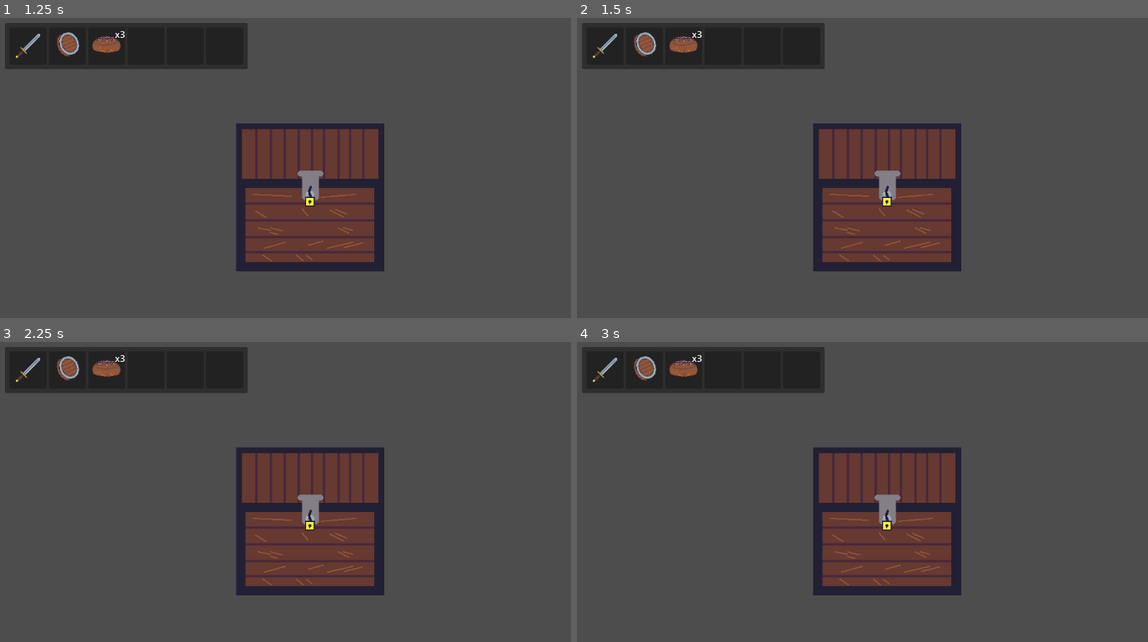
Above: before the commit, frames 1-4 (two rows, left to right).
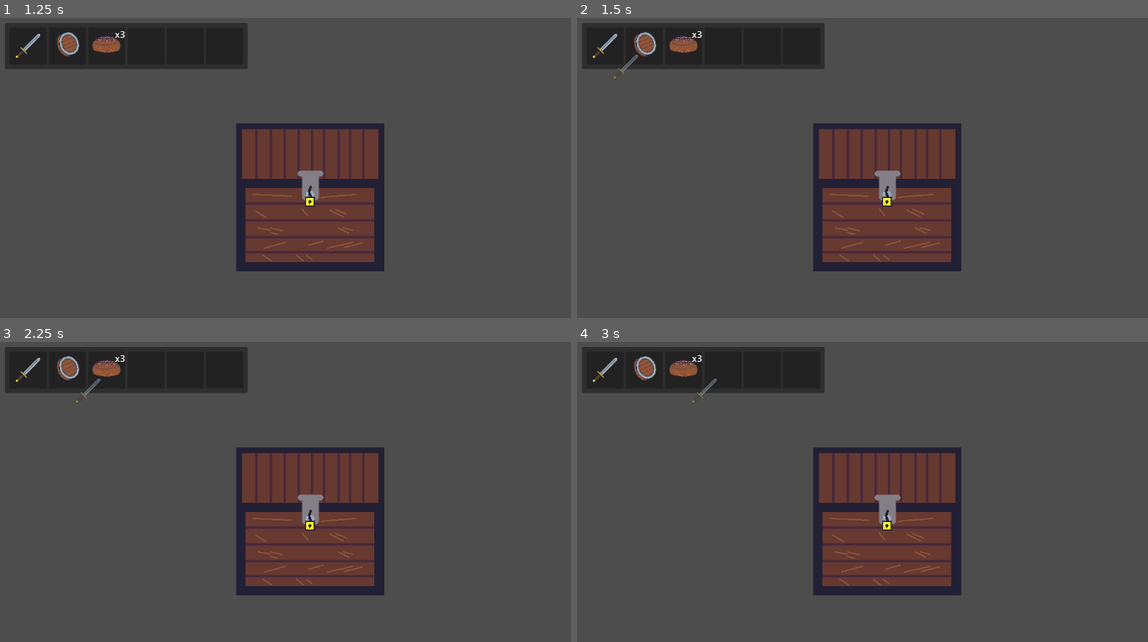
Above: after the commit, the same moments.

Repository: QGeeDev/CraftVentory2D
Game: Godot game, scene res://examples/ExampleScene.tscn
Two runs of this game, one before a commit and one after it. Both use one fixed random seed, a clock stepped at 60 frames per second and the inputs below.
Inputs (mouse positions are in pixels of both pictures, inside the frame that each line leads up to):
- Up to frame 1 (1.25 s): tap Enter at 0.5 s; move the mouse to (308, 198) at 0.52 s; click (308, 198) at 0.67 s
- Up to frame 2 (1.5 s): tap Space at 1.25 s; move the mouse to (605, 45) at 1.27 s; click (605, 45) at 1.42 s
- Up to frame 3 (2.25 s): tap Enter at 2 s; move the mouse to (68, 369) at 2.02 s; click (68, 369) at 2.17 s
- Up to frame 4 (3 s): tap Space at 2.75 s; move the mouse to (685, 369) at 2.77 s; click (685, 369) at 2.92 s

Frame 1 is identical in both runs. In frame 2, less than 0.1% of the frame differs, in the area x 6-11%, y 12-21%; in frame 3, less than 0.1%, in the area x 13-18%, y 12-21%; in frame 4, less than 0.1%.

Commit message:
Can select and drag items from inventory

Diff:
--- a/data/inventory/inventory_data.gd
+++ b/data/inventory/inventory_data.gd
@@ -7,3 +7,6 @@
 
 func on_slot_clicked(index: int, button: int) -> void:
 	inventory_interact.emit(self, index, button)
+
+func get_slot_data(index: int) -> InventorySlot:
+	return inventory_slots[index]
--- a/examples/ExampleScene.gd
+++ b/examples/ExampleScene.gd
@@ -11,9 +11,5 @@
 	inventory_interface.set_inventory_data(loot_chest.inventory_data)
 
 
-# Called every frame. 'delta' is the elapsed time since the previous frame.
-func _process(delta):
-	pass
-
 func toggle_inventory_view() -> void:
 	inventory_interface.visible = !inventory_interface.visible;
--- a/examples/ExampleScene.tscn
+++ b/examples/ExampleScene.tscn
@@ -1,10 +1,11 @@
-[gd_scene load_steps=8 format=3 uid="uid://se1njaroli4t"]
+[gd_scene load_steps=9 format=3 uid="uid://se1njaroli4t"]
 
 [ext_resource type="Script" path="res://examples/ExampleScene.gd" id="1_lm27m"]
 [ext_resource type="PackedScene" uid="uid://bmolm37tyqifq" path="res://scenes/Inventory.tscn" id="1_sd6cw"]
 [ext_resource type="Script" path="res://examples/InventoryInterface.gd" id="2_6i7ey"]
 [ext_resource type="PackedScene" uid="uid://6hllgdw8u3y4" path="res://examples/LootChest.tscn" id="2_ump08"]
 [ext_resource type="Resource" uid="uid://0l3f11er74q8" path="res://examples/resources/inventory/ExampleInventory.tres" id="3_ctrg2"]
+[ext_resource type="PackedScene" uid="uid://bpq22f1kj6b75" path="res://scenes/InventorySlot.tscn" id="4_ckncq"]
 [ext_resource type="Texture2D" uid="uid://dwb280vij5h6g" path="res://examples/resources/textures/Chest.png" id="6_yt2xr"]
 
 [sub_resource type="RectangleShape2D" id="RectangleShape2D_5vofo"]
@@ -32,6 +33,16 @@
 offset_right = 26.0
 offset_bottom = 26.0
 
+[node name="SelectedSlot" parent="UI/InventoryInterface" instance=ExtResource("4_ckncq")]
+visible = false
+modulate = Color(1, 1, 1, 0.498039)
+self_modulate = Color(1, 1, 1, 0)
+layout_mode = 2
+offset_left = 10.0
+offset_top = 10.0
+offset_right = 74.0
+offset_bottom = 74.0
+
 [node name="LootChest" parent="." instance=ExtResource("2_ump08")]
 inventory_data = ExtResource("3_ctrg2")
 
--- a/examples/InventoryInterface.gd
+++ b/examples/InventoryInterface.gd
@@ -1,11 +1,28 @@
 extends Control
 
 @onready var inventory = $Inventory
+@onready var held_slot = $SelectedSlot
 
+var held_slot_data: InventorySlot
+
+func _physics_process(delta: float) -> void:
+	if(held_slot.visible):
+		held_slot.global_position = get_global_mouse_position() + Vector2(4,4)
 
 func set_inventory_data(inventory_data: InventoryData) -> void:
 	inventory_data.inventory_interact.connect(_on_inventory_interact)
 	inventory.set_inventory_data(inventory_data)
 
 func _on_inventory_interact(inventory_data: InventoryData, index: int, button: int) -> void:
-	print_debug("%s %s %s" % [inventory_data, index, button])
+	match[held_slot_data, button]:
+		[null, MOUSE_BUTTON_LEFT]:
+			held_slot_data = inventory_data.get_slot_data(index)
+
+	update_selected_slot()
+
+func update_selected_slot() -> void:
+	if(held_slot_data!=null):
+		held_slot.set_slot(held_slot_data)
+		held_slot.show()
+	else:
+		held_slot.hide()
--- a/examples/LootChest.gd
+++ b/examples/LootChest.gd
@@ -4,15 +4,6 @@
 
 signal toggle_inventory_visible()
 
-# Called when the node enters the scene tree for the first time.
-func _ready():
-	pass # Replace with function body.
-
-
-# Called every frame. 'delta' is the elapsed time since the previous frame.
-func _process(delta):
-	pass
-
 func _on_area_2d_input_event(viewport, event, shape_idx):
 	if event is InputEventMouseButton \
 	and event.button_index == MOUSE_BUTTON_LEFT \
